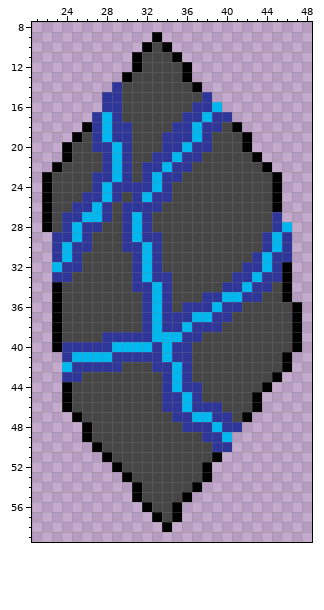
Edited in one commit: sprite sheet (assets/img/blocks/ceags.png). The first picture shows the starting point.
The file is 68x68 pixels. Shown: x 21..48, y 8..59. The old version is drawn lined up with the new one.
New version:
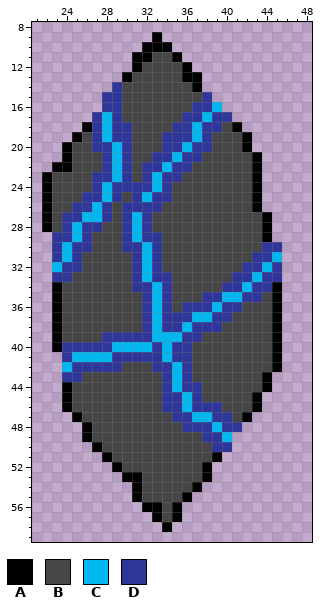
Palette (. is transparent): A #000000  B #464646  C #00b7ef  D #2f3699
Difference:
{"change": "whole drawing moved by +2,-7 (the old picture is shown already moved)"}
{"y":10,"x":33,"old":"B","new":"A"}
{"y":11,"x":32,"old":"B","new":"A"}
{"y":13,"x":37,"old":".","new":"A"}
{"y":22,"x":24,"old":"B","new":"A"}
{"y":22,"x":43,"old":"BA","new":"A."}
{"y":23,"x":43,"old":"BBA","new":"A.."}
{"y":24,"x":43,"old":"BBA","new":"A.."}
{"y":25,"x":43,"old":"BBA","new":"A.."}
{"y":26,"x":43,"old":"BBA","new":"A.."}
{"y":27,"x":44,"old":"BD","new":"A."}
{"y":28,"x":44,"old":"BDC","new":"A.."}
{"y":29,"x":44,"old":"DCD","new":"A.."}
{"y":30,"x":45,"old":"CD","new":"D."}
{"y":31,"x":44,"old":"CDD","new":"DC."}
{"y":32,"x":46,"old":"A","new":"."}
{"y":33,"x":46,"old":"A","new":"."}
{"y":34,"x":45,"old":"BA","new":"A."}
{"y":35,"x":45,"old":"BA","new":"A."}
{"y":36,"x":45,"old":"BBA","new":"A.."}
{"y":37,"x":45,"old":"BBA","new":"A.."}
{"y":38,"x":45,"old":"BBA","new":"A.."}
{"y":39,"x":45,"old":"BBA","new":"A.."}
{"y":40,"x":45,"old":"BBA","new":"A.."}
{"y":41,"x":45,"old":"BA","new":"A."}
{"y":42,"x":45,"old":"BA","new":"A."}
{"y":43,"x":44,"old":"BA","new":"A."}
{"y":53,"x":31,"old":"B","new":"A"}
{"y":56,"x":33,"old":"B","new":"A"}
{"label":"changed","picture_box":[142,42,202,82]}
{"label":"changed","picture_box":[62,162,72,172]}
{"label":"changed","picture_box":[252,162,302,382]}
{"label":"changed","picture_box":[132,472,162,512]}
